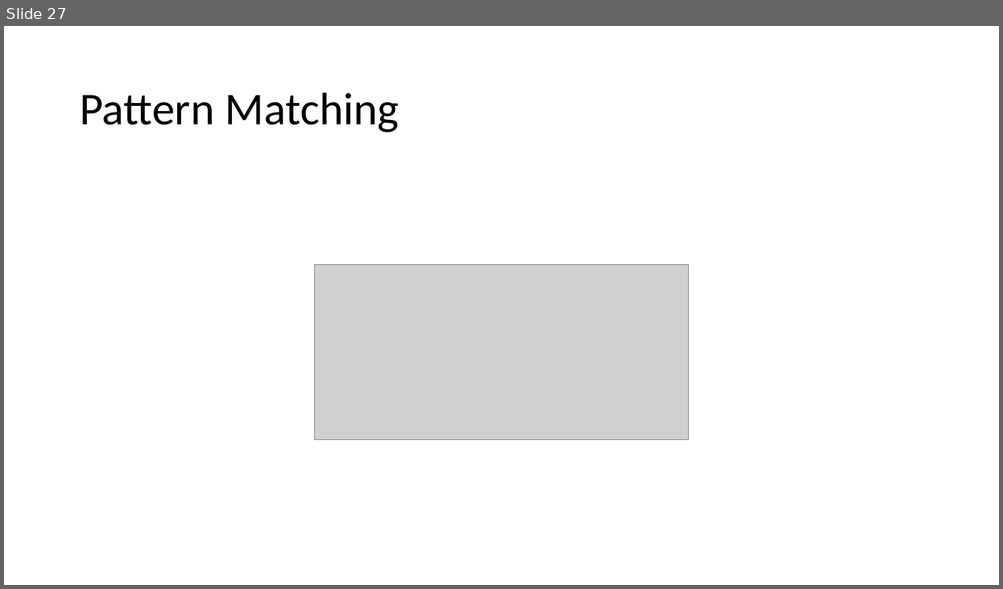
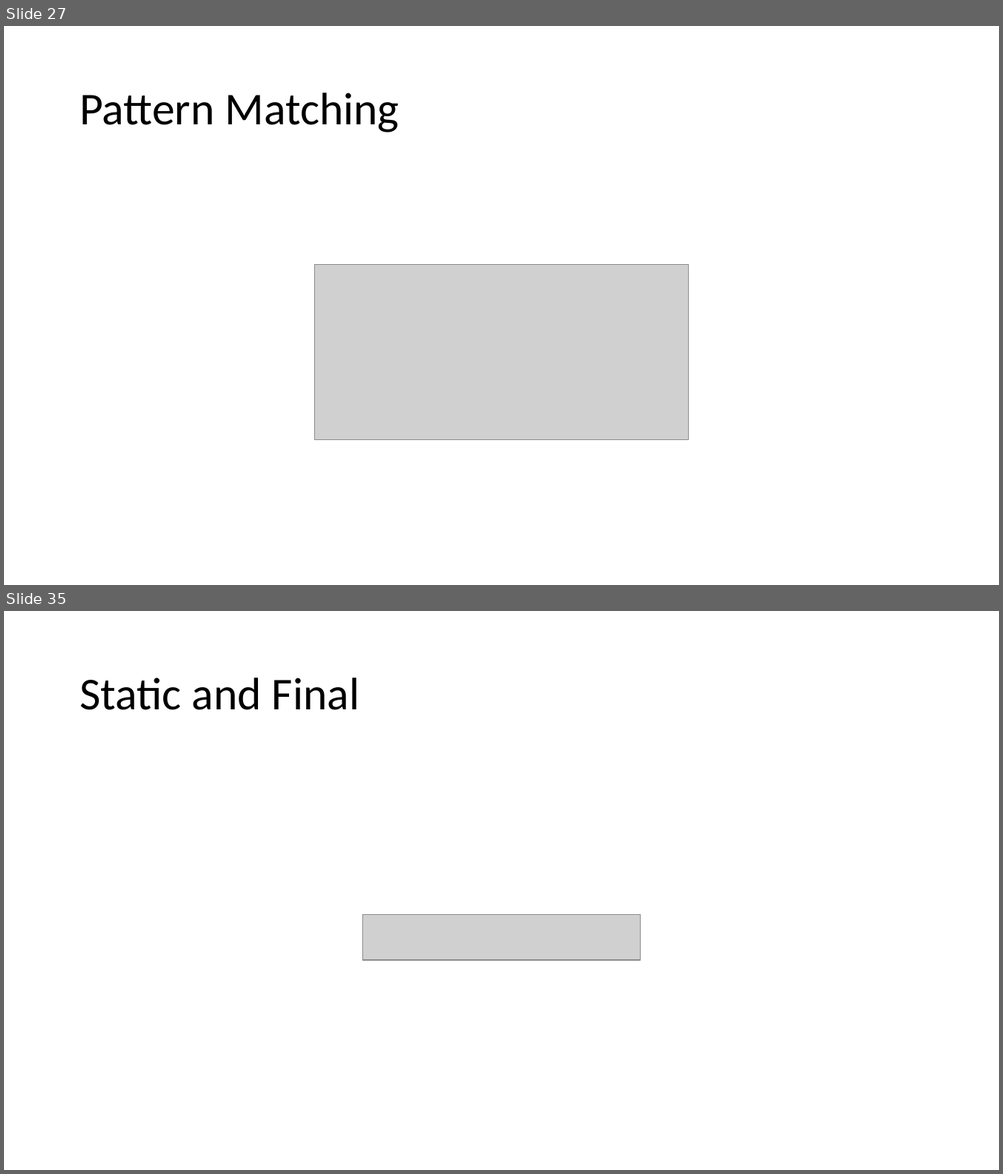
Before and after one commit to KeaganErasmus/BCDEJava, a slide deck: Assessment1_Presentation.pptx. Shown one above the other, each under a label of ours: slide 27 before the commit, slides 27 and 35 after it; the slides between them are not shown. The pictures are 1003x589 and 1003x1174 pixels, drawn with LibreOffice and Linux fonts; fonts in the diff are those of the drawing; grey boxes stand for pictures. Boxes give left, top, right and bottom in pixels: in the first picture for what was removed or moved away, otherwise in the second. Text is boxed around its words. In the diff, an @@ line names an element or a change of style, - is before the commit and + after.

```diff
--- a/Assessment1_Presentation.pptx
+++ b/Assessment1_Presentation.pptx
@@ slide 35 added at bbox=[4, 611, 999, 1170], background #FFFFFF @@
@@ title added at bbox=[79, 678, 359, 710], 44 pt, text #000000 @@
+Static and Final
@@ picture added at bbox=[362, 914, 640, 960] @@
```
Also in this commit, not shown: 26 other slides added, 9 other files.
